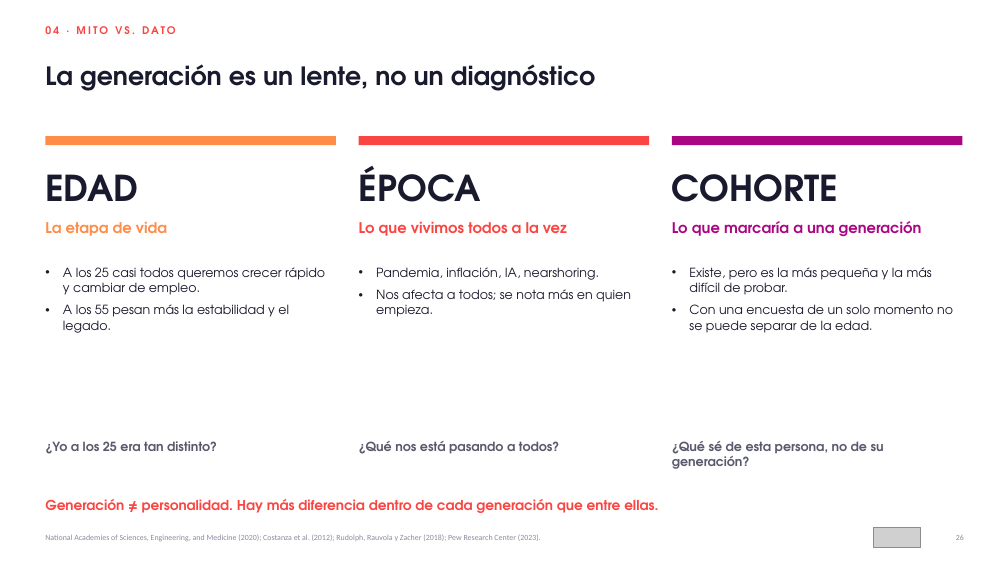
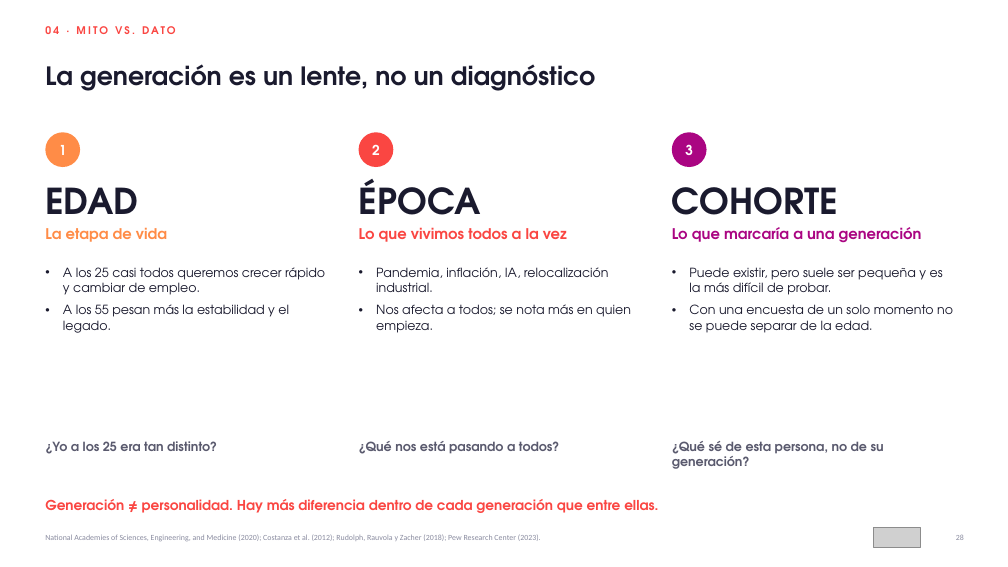
Before and after one commit to HRTrainingDevelopment/Training-and-Development-PROYECTS, a slide deck: slide 28 of workshop-liderazgo-intergeneracional/entregables/01_Deck_Liderar_entre_Generaciones_AMMX_120min.pptx (slide 26 before the commit). Drawn at 1008x567 pixels with LibreOffice and Linux fonts; fonts in the diff are those of the drawing; grey boxes stand for pictures. Boxes give left, top, right and bottom in pixels: in the first picture for what was removed or moved away, otherwise in the second. Text is boxed around its words. In the diff, an @@ line names an element or a change of style, - is before the commit and + after.

```diff
--- a/workshop-liderazgo-intergeneracional/entregables/01_Deck_Liderar_entre_Generaciones_AMMX_120min.pptx
+++ b/workshop-liderazgo-intergeneracional/entregables/01_Deck_Liderar_entre_Generaciones_AMMX_120min.pptx
@@ rectangle removed at [45, 136, 336, 145] @@
@@ ellipse added at [45, 132, 80, 167], fill #FF8C47 @@
@@ text added at [59, 145, 67, 155], 13 pt, text #FFFFFF, bold @@
+1
@@ rectangle removed at [358, 136, 649, 145] @@
@@ ellipse added at [358, 132, 393, 167], fill #FA4642 @@
@@ text added at [372, 145, 380, 155], 13 pt, text #FFFFFF, bold @@
+2
@@ rectangle removed at [672, 136, 963, 145] @@
@@ ellipse added at [672, 132, 707, 167], fill #AA0582 @@
@@ text added at [685, 144, 693, 155], 13 pt, text #FFFFFF, bold @@
+3
@@ text "EDAD" rewrapped from [45, 174, 138, 201] to [45, 187, 138, 229] @@
@@ text "ÉPOCA" rewrapped from [359, 166, 481, 202] to [359, 179, 481, 229] @@
@@ text "COHORTE" rewrapped from [672, 174, 838, 202] to [672, 187, 838, 229] @@
@@ 3 texts: place and size @@
-3 texts at [45, 221, 922, 237]
+3 texts at [45, 227, 922, 243]
@@ text at [376, 267, 609, 292]: text changed @@
-• Pandemia, inflación, IA, nearshoring.
+• Pandemia, inflación, IA, relocalización industrial.
@@ text at [689, 267, 943, 295]: text changed @@
-• Existe, pero es la más pequeña y la más difícil de probar.
+• Puede existir, pero suele ser pequeña y es la más difícil de probar.
```
Also in this commit, not shown: 52 other slides changed, 5 slides added, 52 other files.
